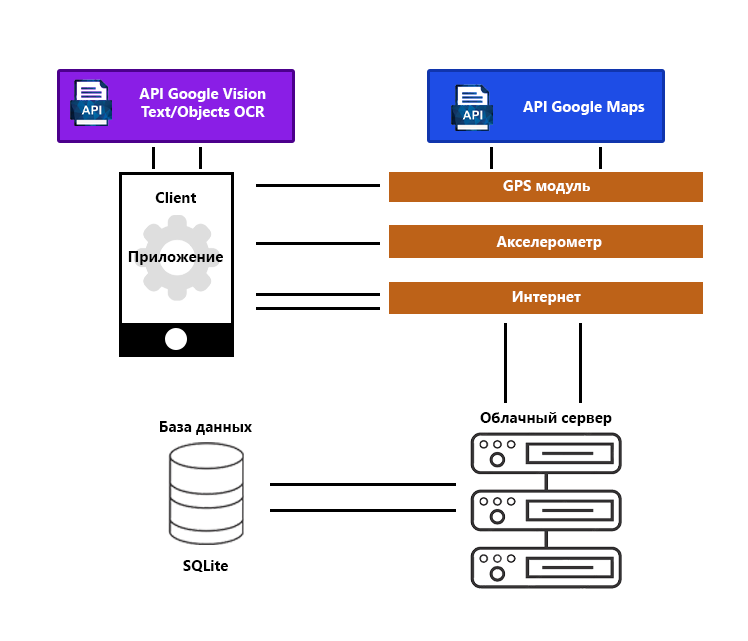
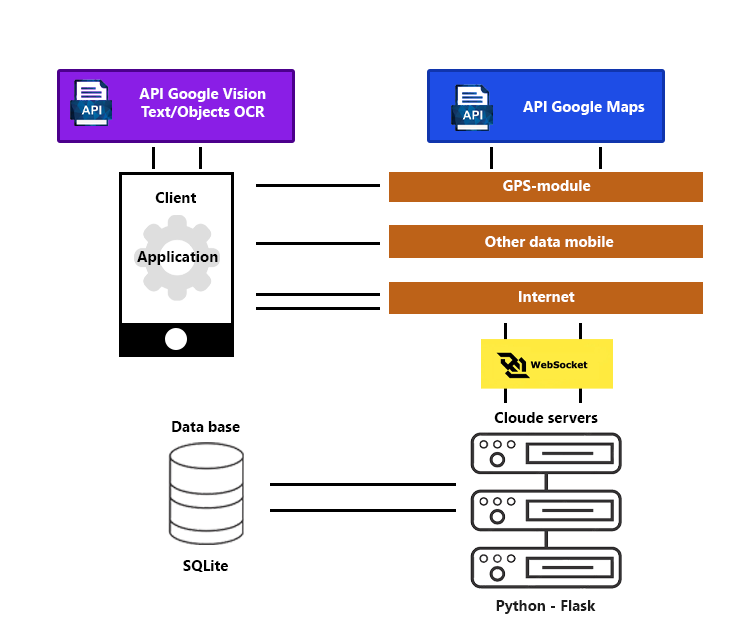
Comparing the layer stacks of the two 748 x 641 images. Changes:
added layer "Python - Flask" above "Слой 10" over [496, 600, 596, 614]
added layer "Слой 10" above "Фигура 4" over [481, 339, 613, 389]
renamed "База данных" to "Data base", painted on it over [160, 421, 252, 435]
renamed "Облачный сервер" to "Cloude servers", painted on it over [480, 412, 612, 426]
renamed "Интернет" to "Internet", painted on it over [512, 291, 581, 305]
renamed "GPS модуль" to "GPS-module", painted on it over [503, 180, 591, 194]
renamed "Акселерометр" to "Other data mobile", painted on it over [485, 236, 614, 250]
renamed "Приложение" to "Application", painted on it over [128, 251, 223, 265]
